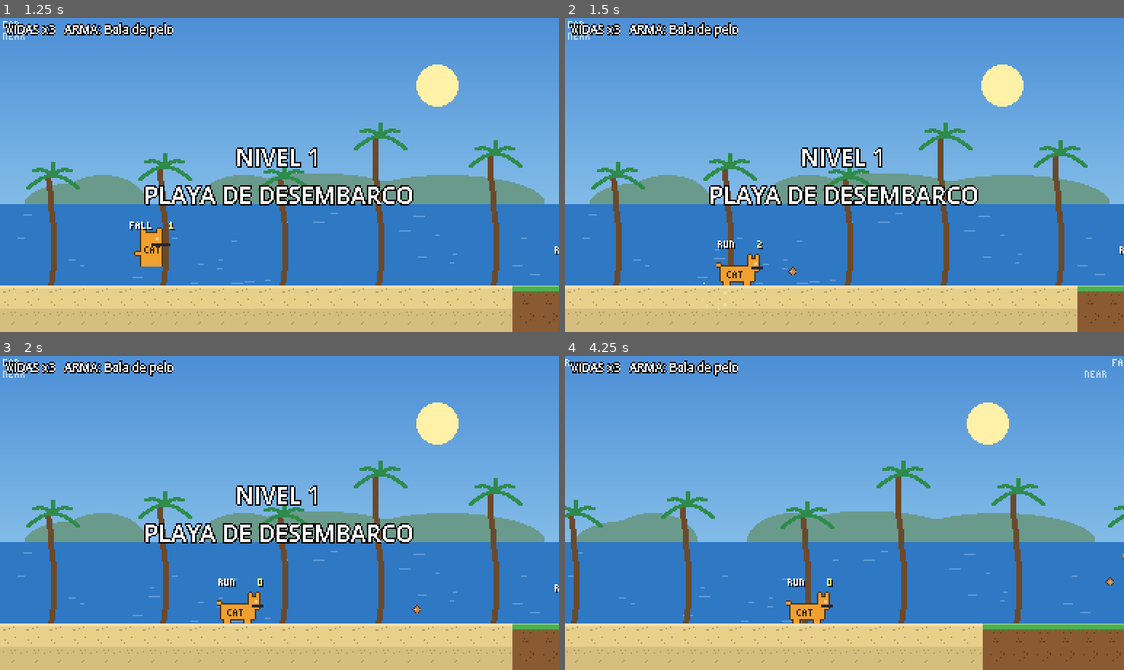
Above: before the commit, frames 1-4 (two rows, left to right).
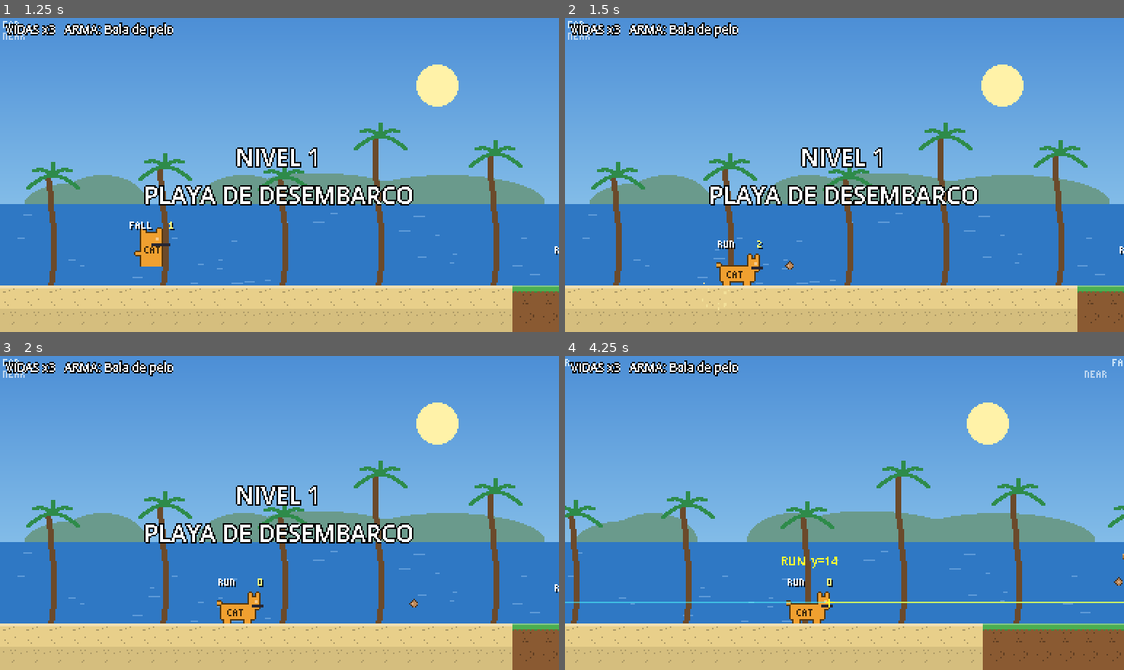
Above: after the commit, the same moments.

Repository: jfreites/claw-assault-team-game
Game: Godot game, scene res://scenes/ui/title_screen.tscn
Two runs of this game, one before a commit and one after it. Both use one fixed random seed, a clock stepped at 60 frames per second and the inputs below.
Inputs (mouse positions are in pixels of both pictures, inside the frame that each line leads up to):
- Up to frame 1 (1.25 s): tap Enter (start) at 0.5 s; move the mouse to (402, 159) at 0.52 s; hold D (move_right) from 0.53 s (still down); tap S (crouch) at 0.6 s; click (402, 159) at 0.67 s; tap K (jump) at 0.77, 1.07 s; tap J (shoot) at 0.8 s
- Up to frame 2 (1.5 s): keep holding D (move_right); move the mouse to (732, 190) at 1.27 s; tap J (shoot) at 1.35 s
- Up to frame 3 (2 s): keep holding D (move_right); tap K (jump) at 1.52, 1.55, 1.82 s
- Up to frame 4 (4.25 s): move the mouse to (900, 443) at 2.02 s; release D (move_right) at 2.03 s; hold A (move_left) 2.03-2.78 s; tap K (jump) at 2.1, 3.02, 3.32, 3.77, 3.8, 4.07 s; tap S (crouch) at 2.3, 2.85 s; move the mouse to (816, 575) at 2.77 s; hold D (move_right) from 2.78 s (still down); click (816, 575) at 2.92 s; tap J (shoot) at 3.05 s; move the mouse to (1012, 560) at 3.52 s; tap L (lock_aim) at 3.6 s; tap F1 (debug_muzzle, bound only after the commit) at 4.15 s

Frame 1 is identical in both runs. In frame 2, less than 0.1% of the frame differs, in the area x 39-42%, y 77-82%; in frame 3, less than 0.1%; in frame 4, 0.6%, in the area x 0-100%, y 63-81%.

Commit message:
Fix: línea de disparo horizontal idéntica en idle/run/jump/fall
- MuzzleConfig (Resource) con offsets por dirección y estado, medidos desde los pies;
  altura horizontal base 14 px compartida por idle, run, jump y fall
- El spawn de la bala lee MuzzleConfig (no Marker2D ni sprite); se eliminan los Marker2D
- MuzzleGuide: guía de puntos en el editor y overlay de depuración con F1 (acción debug_muzzle)
- Smoke test: verifica la altura real de las balas en cada estado y se vuelve determinista

Co-Authored-By: Claude Opus 5.5 <noreply@anthropic.com>

Diff:
--- a/project.godot
+++ b/project.godot
@@ -109,6 +109,11 @@
 , Object(InputEventJoypadButton,"resource_local_to_scene":false,"resource_name":"","device":-1,"button_index":6,"pressure":0.0,"pressed":false,"script":null)
 ]
 }
+debug_muzzle={
+"deadzone": 0.5,
+"events": [Object(InputEventKey,"resource_local_to_scene":false,"resource_name":"","device":-1,"window_id":0,"alt_pressed":false,"shift_pressed":false,"ctrl_pressed":false,"meta_pressed":false,"pressed":false,"keycode":0,"physical_keycode":4194332,"key_label":0,"unicode":0,"location":0,"echo":false,"script":null)
+]
+}
 
 [layer_names]
 
--- /dev/null
+++ b/resources/player/muzzle_config.tres
@@ -0,0 +1,14 @@
+[gd_resource type="Resource" script_class="MuzzleConfig" format=3]
+
+[ext_resource type="Script" path="res://scripts/player/muzzle_config.gd" id="1_muzzle"]
+
+[resource]
+script = ExtResource("1_muzzle")
+horizontal_height = 14.0
+forward_distance = 14.0
+up = Vector2(2, -30)
+up_forward = Vector2(12, -24)
+down_forward = Vector2(12, -6)
+down = Vector2(0, -2)
+prone = Vector2(17, -4)
+state_offsets = {}
--- a/scenes/player/player.tscn
+++ b/scenes/player/player.tscn
@@ -10,6 +10,8 @@
 [ext_resource type="Resource" path="res://resources/weapons/fishbone.tres" id="8_fishbone"]
 [ext_resource type="Resource" path="res://resources/weapons/sardine_spread.tres" id="9_sardine"]
 [ext_resource type="Script" path="res://scripts/powerups/power_up_controller.gd" id="10_powers"]
+[ext_resource type="Resource" path="res://resources/player/muzzle_config.tres" id="11_muzzle"]
+[ext_resource type="Script" path="res://scripts/player/muzzle_guide.gd" id="12_guide"]
 
 [sub_resource type="RectangleShape2D" id="RectangleShape2D_body"]
 size = Vector2(12, 24)
@@ -26,6 +28,7 @@
 floor_snap_length = 4.0
 script = ExtResource("1_player")
 config = ExtResource("2_config")
+muzzle_config = ExtResource("11_muzzle")
 
 [node name="Body" type="CollisionShape2D" parent="."]
 position = Vector2(0, -12)
@@ -49,31 +52,8 @@
 shape = SubResource("RectangleShape2D_prone")
 disabled = true
 
-[node name="Muzzles" type="Node2D" parent="."]
-
-[node name="Forward" type="Marker2D" parent="Muzzles"]
-position = Vector2(14, -16)
-
-[node name="Run" type="Marker2D" parent="Muzzles"]
-position = Vector2(16, -10)
-
-[node name="Up" type="Marker2D" parent="Muzzles"]
-position = Vector2(2, -32)
-
-[node name="UpForward" type="Marker2D" parent="Muzzles"]
-position = Vector2(13, -24)
-
-[node name="DownForward" type="Marker2D" parent="Muzzles"]
-position = Vector2(13, -5)
-
-[node name="Down" type="Marker2D" parent="Muzzles"]
-position = Vector2(0, 0)
-
-[node name="Prone" type="Marker2D" parent="Muzzles"]
-position = Vector2(17, -4)
-
-[node name="Air" type="Marker2D" parent="Muzzles"]
-position = Vector2(0, -14)
+[node name="MuzzleGuide" type="Node2D" parent="."]
+script = ExtResource("12_guide")
 
 [node name="WeaponHolder" type="Node2D" parent="."]
 script = ExtResource("5_holder")
--- /dev/null
+++ b/scripts/player/muzzle_config.gd
@@ -0,0 +1,61 @@
+@tool
+class_name MuzzleConfig
+extends Resource
+## Puntos de disparo del jugador, medidos desde su origen (los pies, centrado en x)
+## y mirando a la DERECHA (el código espeja x al mirar a la izquierda).
+## Son independientes del sprite: cambiar el arte no mueve la línea de disparo.
+## idle, run, jump y fall comparten la misma altura horizontal; solo el estado
+## echado y las direcciones diagonales/verticales usan offsets propios.
+
+## Altura de la línea de disparo horizontal (px sobre los pies)
+@export var horizontal_height := 14.0
+## Distancia al frente desde la que sale la bala horizontal
+@export var forward_distance := 14.0
+
+@export_group("Diagonales y verticales")
+@export var up := Vector2(2, -30)
+@export var up_forward := Vector2(12, -24)
+@export var down_forward := Vector2(12, -6)
+## Solo se usa en el aire (en el suelo abajo = echarse)
+@export var down := Vector2(0, -2)
+
+@export_group("Echado")
+## Disparo horizontal estando echado/agachado
+@export var prone := Vector2(17, -4)
+
+@export_group("Ajustes por estado")
+## Desplazamiento extra por estado ("idle", "run", "jump", "fall", "prone"...),
+## sumado a cualquier dirección. Vacío por defecto para que la línea sea idéntica.
+@export var state_offsets: Dictionary = {}
+
+
+## Offset local (pies → punto de disparo) para un estado y una dirección de apuntado.
+## `aim` es la dirección normalizada; `facing` es 1 (derecha) o -1 (izquierda).
+func get_offset(state_name: String, aim: Vector2, facing: int) -> Vector2:
+	var offset := get_base_offset(state_name, aim)
+	offset += state_offsets.get(state_name, Vector2.ZERO)
+	offset.x *= facing
+	return offset
+
+
+## Offset mirando a la derecha, sin ajustes por estado
+func get_base_offset(state_name: String, aim: Vector2) -> Vector2:
+	if state_name == "prone":
+		return prone
+	if aim.y < -0.9:
+		return up
+	if aim.y > 0.9:
+		return down
+	if aim.y < 0.0:
+		return up_forward
+	if aim.y > 0.0:
+		return down_forward
+	return Vector2(forward_distance, -horizontal_height)
+
+
+## Todos los puntos con nombre (para la guía del editor)
+func get_named_points() -> Dictionary:
+	return {
+		"fwd": Vector2(forward_distance, -horizontal_height),
+		"up": up, "up_fwd": up_forward, "dn_fwd": down_forward, "down": down, "prone": prone,
+	}
--- /dev/null
+++ b/scripts/player/muzzle_guide.gd
@@ -0,0 +1,71 @@
+@tool
+class_name MuzzleGuide
+extends Node2D
+## Ayuda visual de los puntos de disparo. No afecta al gameplay.
+## - En el editor dibuja todos los puntos de MuzzleConfig (mirando a la derecha).
+## - En juego, F1 (acción debug_muzzle) muestra el punto de spawn y la línea de disparo actuales.
+
+const LINE_LENGTH := 400.0
+const SPAWN_COLOR := Color(1, 1, 0.2)
+const LINE_COLOR := Color(1, 1, 0.2, 0.7)
+const REFERENCE_COLOR := Color(0.3, 1, 1, 0.5)
+
+## Compartido por todas las instancias: se activa/desactiva con F1
+static var debug_enabled := false
+
+
+func _ready() -> void:
+	z_index = 50
+
+
+func _process(_delta: float) -> void:
+	if Engine.is_editor_hint():
+		queue_redraw()
+		return
+	if Input.is_action_just_pressed("debug_muzzle"):
+		debug_enabled = not debug_enabled
+	queue_redraw()
+
+
+func _draw() -> void:
+	var config := _config()
+	if config == null:
+		return
+	if Engine.is_editor_hint():
+		_draw_editor_guide(config)
+	elif debug_enabled:
+		_draw_runtime_debug(config)
+
+
+func _draw_editor_guide(config: MuzzleConfig) -> void:
+	var font := ThemeDB.fallback_font
+	draw_line(Vector2(-24, -config.horizontal_height), Vector2(40, -config.horizontal_height), REFERENCE_COLOR, 1.0)
+	var points := config.get_named_points()
+	for key: String in points:
+		var p: Vector2 = points[key]
+		_draw_cross(p, SPAWN_COLOR)
+		draw_string(font, p + Vector2(3, -2), key, HORIZONTAL_ALIGNMENT_LEFT, -1, 6, SPAWN_COLOR)
+
+
+func _draw_runtime_debug(config: MuzzleConfig) -> void:
+	var player := get_parent() as Player
+	if player == null:
+		return
+	# Línea de referencia: altura del disparo horizontal compartida por idle/run/jump/fall
+	var ref_y := -config.horizontal_height
+	draw_line(Vector2(-LINE_LENGTH, ref_y), Vector2(LINE_LENGTH, ref_y), REFERENCE_COLOR, 1.0)
+	var spawn := player.get_muzzle_position() - player.global_position
+	draw_line(spawn, spawn + player.aim * LINE_LENGTH, LINE_COLOR, 1.0)
+	_draw_cross(spawn, SPAWN_COLOR)
+	var label := "%s  y=%d" % [player.get_state_name().to_upper(), roundi(-spawn.y)]
+	draw_string(ThemeDB.fallback_font, Vector2(-20, -40), label, HORIZONTAL_ALIGNMENT_LEFT, -1, 8, SPAWN_COLOR)
+
+
+func _draw_cross(p: Vector2, color: Color) -> void:
+	draw_line(p + Vector2(-3, 0), p + Vector2(3, 0), color, 1.0)
+	draw_line(p + Vector2(0, -3), p + Vector2(0, 3), color, 1.0)
+
+
+func _config() -> MuzzleConfig:
+	var parent := get_parent()
+	return parent.get("muzzle_config") as MuzzleConfig if parent else null
--- a/scripts/player/player.gd
+++ b/scripts/player/player.gd
@@ -10,6 +10,8 @@
 enum State { IDLE, RUN, JUMP, FALL, PRONE, HURT, DEAD }
 
 @export var config: PlayerConfig
+## Puntos de disparo por estado y dirección (independientes del sprite)
+@export var muzzle_config: MuzzleConfig
 
 ## Multiplicadores que modifican los poderes temporales
 var speed_multiplier := 1.0
@@ -37,7 +39,6 @@
 @onready var hurtbox: Hurtbox = $Hurtbox
 @onready var hurt_stand: CollisionShape2D = $Hurtbox/Stand
 @onready var hurt_prone: CollisionShape2D = $Hurtbox/Prone
-@onready var muzzles: Node2D = $Muzzles
 @onready var weapon_holder: WeaponHolder = $WeaponHolder
 @onready var powers: PowerUpController = $PowerUps
 @onready var shield_sprite: EntitySprite = $ShieldSprite
@@ -46,6 +47,8 @@
 func _ready() -> void:
 	if config == null:
 		config = PlayerConfig.new()
+	if muzzle_config == null:
+		muzzle_config = MuzzleConfig.new()
 	add_to_group("player")
 	hurtbox.hurt.connect(_on_hurtbox_hurt)
 
@@ -254,29 +257,14 @@
 	return global_position + (Vector2(0, -5) if state == State.PRONE else Vector2(0, -14))
 
 
-## Punto de disparo según estado y dirección (Marker2D configurables en la escena)
+## Punto de disparo según estado y dirección, leído de MuzzleConfig
+## (idle/run/jump/fall comparten la misma línea horizontal)
 func get_muzzle_position() -> Vector2:
-	var marker_name := "Forward"
-	if state == State.JUMP:
-		# En el salto (bola) se dispara desde el centro hacia la dirección de apuntado
-		var air := muzzles.get_node_or_null("Air") as Marker2D
-		return global_position + (air.position if air else Vector2(0, -14)) + aim * 8.0
-	elif state == State.PRONE:
-		marker_name = "Prone"
-	elif aim.y < -0.9:
-		marker_name = "Up"
-	elif aim.y > 0.9:
-		marker_name = "Down"
-	elif aim.y < 0.0:
-		marker_name = "UpForward"
-	elif aim.y > 0.0:
-		marker_name = "DownForward"
-	elif state == State.RUN:
-		marker_name = "Run"
-	var marker := muzzles.get_node_or_null(marker_name) as Marker2D
-	var local := marker.position if marker else Vector2(12, -14)
-	local.x *= facing
-	return global_position + local
+	return global_position + muzzle_config.get_offset(get_state_name(), aim, facing)
+
+
+func get_state_name() -> String:
+	return String(State.keys()[state]).to_lower()
 
 
 # --- Estado y visuales ----------------------------------------------------
--- a/tools/setup_input_map.gd
+++ b/tools/setup_input_map.gd
@@ -20,6 +20,8 @@
 	_action("start", [KEY_ENTER, KEY_KP_ENTER], [JOY_BUTTON_START], [])
 	# Depuración: cambiar de arma
 	_action("debug_next_weapon", [KEY_TAB], [JOY_BUTTON_BACK], [])
+	# Depuración: dibujar línea y punto de disparo
+	_action("debug_muzzle", [KEY_F1], [], [])
 	var err := ProjectSettings.save()
 	print("Input map guardado en project.godot (err=%d)" % err)
 	quit()
--- a/tools/smoke_test.gd
+++ b/tools/smoke_test.gd
@@ -11,6 +11,7 @@
 
 
 func _ready() -> void:
+	seed(12345)  # drops aleatorios reproducibles
 	level = LEVEL.instantiate()
 	add_child(level)
 	# Las pruebas de movimiento se hacen sin los enemigos del nivel
@@ -68,6 +69,7 @@
 	await _frames(30)
 	_check(player.global_position.y > on_platform_y + 20, "bajó a través de la plataforma (y=%.1f)" % player.global_position.y)
 
+	await _test_muzzle_line()
 	await _test_weapons()
 	await _test_enemies()
 	await _test_pickups()
@@ -76,6 +78,62 @@
 	_teleport(Vector2(34 * 16 + 8, 10 * 16))
 	await _frames(40)
 	_check(player.state == Player.State.DEAD, "muere al caer al agua (pos=%s estado=%d)" % [player.global_position, player.state])
+
+
+## La bala horizontal sale a la misma altura en idle, run, jump y fall
+func _test_muzzle_line() -> void:
+	_teleport(Vector2(4 * 16, 11 * 16))
+	await _frames(20)
+	player.weapon_holder.reset_to_default()
+	var heights := {}
+	var spawn_y := {}
+	# Altura real de cada bala medida en el instante del disparo
+	var on_fired := func(_w):
+		var newest: Array = _bullets()
+		if newest.size() > 0:
+			var b: Bullet = newest[newest.size() - 1]
+			spawn_y[player.get_state_name()] = snappedf(player.global_position.y - b.position.y, 0.5)
+	player.weapon_holder.fired.connect(on_fired)
+	var record := func():
+		heights[player.get_state_name()] = player.global_position.y - player.get_muzzle_position().y
+	Input.action_press("shoot")
+	await _frames(12)
+	record.call()
+	Input.action_press("move_right")
+	await _frames(12)
+	record.call()
+	Input.action_press("jump")
+	await _frames(8)
+	record.call()
+	Input.action_release("jump")
+	await _until(func(): return player.velocity.y > 30.0, 60)
+	# Caída sin salto: forzar el estado FALL saliendo de un borde
+	Input.action_release("shoot")
+	Input.action_release("move_right")
+	await _until(func(): return player.is_on_floor(), 120)
+	await _until(func(): return _bullets().is_empty(), 120)
+	_teleport(Vector2(21 * 16 + 4, 9 * 16))
+	await _frames(1)
+	Input.action_press("shoot")
+	await _until(func(): return player.state == Player.State.FALL, 30)
+	await _frames(3)
+	record.call()
+	Input.action_release("shoot")
+	await _until(func(): return player.is_on_floor(), 120)
+	player.weapon_holder.fired.disconnect(on_fired)
+	var h: float = player.muzzle_config.horizontal_height
+	for s in ["idle", "run", "jump", "fall"]:
+		_check(heights.has(s) and is_equal_approx(heights[s], h), "altura de disparo en %s = %s (esperada %d)" % [s, heights.get(s, "?"), h])
+	var same := ["idle", "run", "jump", "fall"].all(func(s): return spawn_y.has(s) and is_equal_approx(spawn_y[s], h))
+	_check(same, "las balas reales salen a la misma altura %s" % [spawn_y])
+	player.facing = 1
+	player.aim = Vector2(1, -1).normalized()
+	_check(not is_equal_approx(player.global_position.y - player.get_muzzle_position().y, h), "la diagonal usa otro offset")
+	Input.action_press("crouch")
+	await _frames(3)
+	_check(player.state == Player.State.PRONE and player.global_position.y - player.get_muzzle_position().y < h, "echado dispara más bajo")
+	Input.action_release("crouch")
+	await _frames(30)
 
 
 func _test_weapons() -> void:
@@ -199,7 +257,7 @@
 	Input.action_release("shoot")
 	_check(not destroyed.is_empty(), "la cápsula se destruye a disparos")
 	await _frames(60)
-	var pickups := _pickups()
+	var pickups := _pickups().filter(func(pk): return pk.item is WeaponData and pk.item.display_name == "Estambre")
 	_check(pickups.size() == 1, "la cápsula suelta un pickup")
 	if pickups.size() == 1:
 		var pk: Pickup = pickups[0]
@@ -216,6 +274,9 @@
 	player.powers.power_ended.connect(func(p): events.append("end:" + p.display_name))
 	var catnip: PowerUpData = load("res://resources/powerups/catnip.tres")
 	player.weapon_holder.reset_to_default()
+	player.powers.clear()
+	for pk in _pickups():
+		pk.queue_free()
 	var normal_shots := await _count_shots(60)
 	var normal_x := player.global_position.x
 	Input.action_press("move_right")
Not shown, added: scripts/player/muzzle_config.gd.uid
Not shown, added: scripts/player/muzzle_guide.gd.uid
Not shown, changed: ASSETS.md
Not shown, changed: README.md
